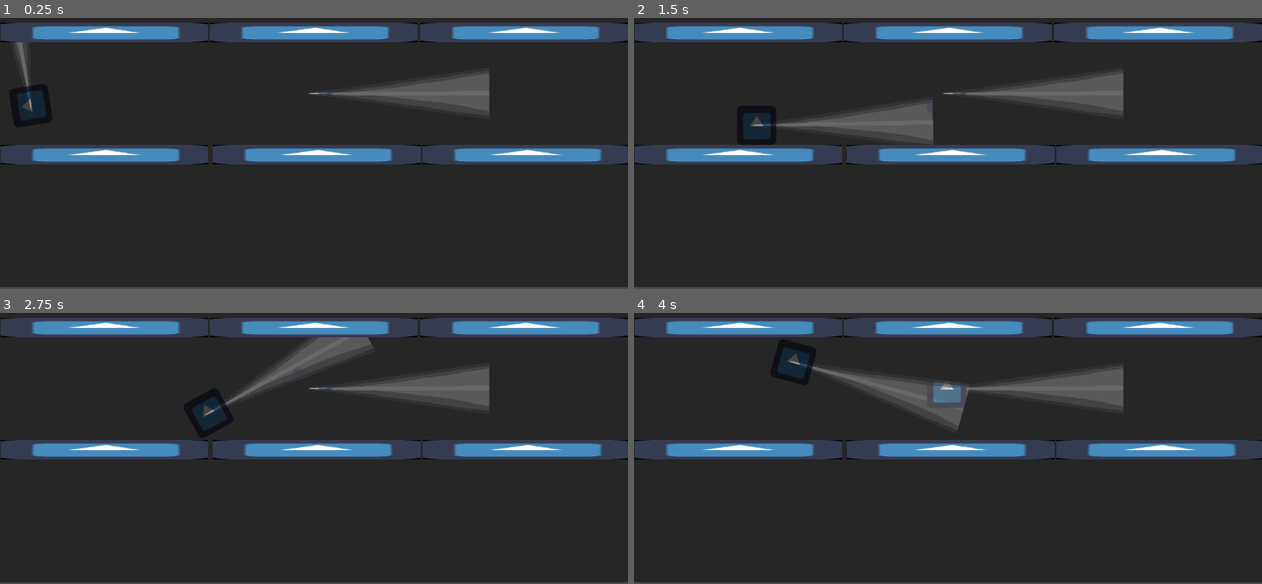
Above: before the commit, frames 1-4 (two rows, left to right).
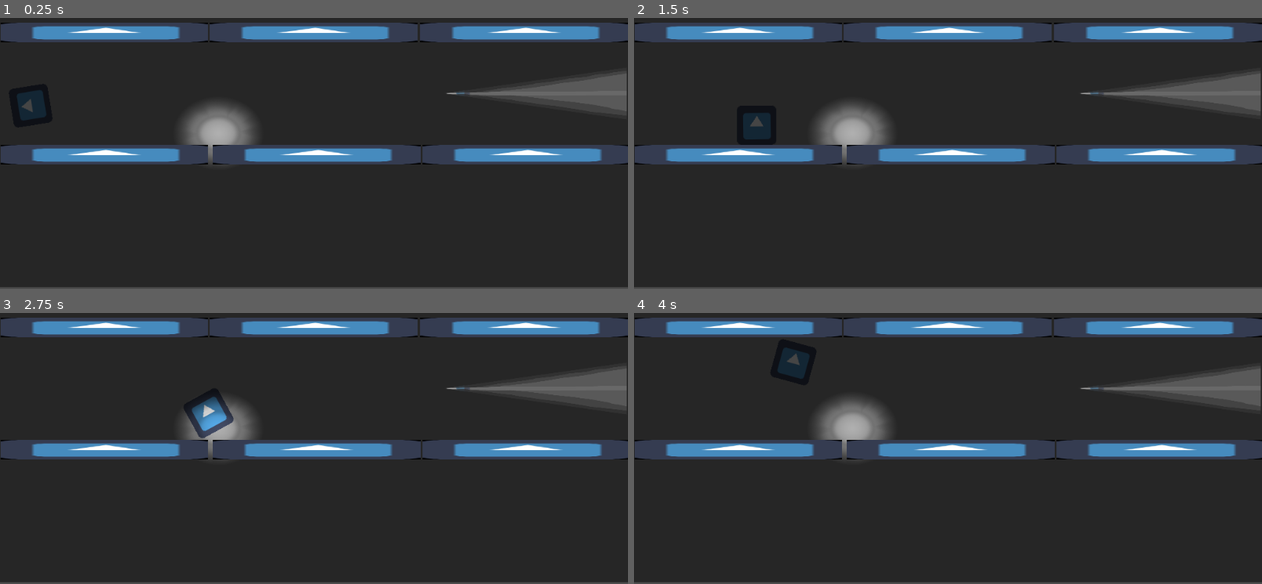
Above: after the commit, the same moments.

Repository: Brhawh/stealthoid
Game: Godot game, scene res://scenes/Node2D.tscn
Two runs of this game, one before a commit and one after it. Both use one fixed random seed, a clock stepped at 60 frames per second and the inputs below. The engine's default icon, where the game draws it, is replaced by a stand-in: a white triangle on a blue panel in a dark square.
Inputs (mouse positions are in pixels of both pictures, inside the frame that each line leads up to):
- Up to frame 1 (0.25 s): no input
- Up to frame 2 (1.5 s): tap Enter at 0.5 s; move the mouse to (1086, 88) at 0.52 s; hold D (right) 0.53-1.28 s; move the mouse to (822, 123) at 1.27 s; hold S (down) from 1.28 s (still down)
- Up to frame 3 (2.75 s): tap Space at 2 s; move the mouse to (376, 321) at 2.02 s; release S (down) at 2.03 s; hold D (right) from 2.03 s (still down)
- Up to frame 4 (4 s): move the mouse to (916, 472) at 2.77 s; release D (right) at 2.78 s; hold W (up) 2.78-3.53 s; tap Enter at 3.5 s; move the mouse to (1136, 456) at 3.52 s; hold A (left) from 3.53 s (still down)

The runs differ from the first frame. In frame 1, 6.0% of the frame differs, in the area x 2-100%, y 8-54%; in frame 2, 6.6%; in frame 3, 7.3%; in frame 4, 7.9%, in the area x 24-100%, y 17-54%.

Commit message:
Three checks added before player gets detected. In enemies range and field of view, in line of sight and high enough light level.

Diff:
--- a/Scripts/CharacterController.gd
+++ b/Scripts/CharacterController.gd
@@ -1,6 +1,7 @@
 extends KinematicBody2D
 
 export (int) var speed = 200
+var lightLevel = 0
 
 var velocity = Vector2()
 
@@ -20,3 +21,13 @@
 func _physics_process(delta):
 	get_input()
 	velocity = move_and_slide(velocity)
+
+
+func _on_EnemyTorchLight_body_entered(body):
+	if body == self:
+		lightLevel = 1
+
+
+func _on_EnemyTorchLight_body_exited(body):
+	if body == self:
+		lightLevel = 0
--- a/Scripts/RotatingEnemyController.gd
+++ b/Scripts/RotatingEnemyController.gd
@@ -7,16 +7,48 @@
 var degToRotateEachTime = 180
 var currentRotation = 0
 
+# PlayerDetection
+var target
+var hitPos
+var laserColour = Color(1.0, .329, .298)
+var lightLevel = 0
+
 # Called when the node enters the scene tree for the first time.
 func _ready():
 	currentWaitTime = maxWaitTime
 
-# Called every frame. 'delta' is the elapsed time since the previous frame.
-func _process(delta):
+func _draw():
+	if target:
+		for hit in hitPos:
+			draw_circle((hit - position).rotated(-rotation), 5, laserColour)
+			draw_line(Vector2(), (hit - position).rotated(-rotation), laserColour)
+
+func _physics_process(delta):
+	update()
 	if currentWaitTime > 0:
-		currentWaitTime -= delta
+			currentWaitTime -= delta
 	elif currentWaitTime <= 0:
 		turnToFaceOppositeDirection(delta)
+
+	if target:
+		detect_target()
+
+func detect_target():
+	hitPos = []
+	var space_state = get_world_2d().direct_space_state
+	var target_extents = target.get_node("PlayerCollisionShape2D").shape.extents - Vector2(5, 5)
+	var nw  = target.position - target_extents
+	var se = target.position + target_extents
+	var ne = target.position + Vector2(target_extents.x, - target_extents.y)
+	var sw = target.position + Vector2(-target_extents.x, target_extents.y)
+	for pos in [target.position, nw, se, ne, sw]:
+		var result = space_state.intersect_ray(position,
+				pos, [self], collision_mask)
+		if result:
+			if result.collider.name == "Character":
+				hitPos.append(result.position)
+				if target.lightLevel > 0:
+					print("Target Spotted")
 
 func turnToFaceOppositeDirection(delta):
 	var degreesToRotate = rotationSpeed * delta
@@ -32,3 +64,13 @@
 			facingRight = true
 		currentWaitTime = maxWaitTime
 		print("waiting")
+
+func _on_EnemyViewRadius_body_entered(body):
+	if body.name == "Character":
+		print(body.name + " within range of visibility.")
+		target = body
+
+func _on_EnemyViewRadius_body_exited(body):
+	if body == target:
+		target = null
+		print("Target lost")
--- a/scenes/Node2D.tscn
+++ b/scenes/Node2D.tscn
@@ -6,6 +6,7 @@
 [ext_resource path="res://Scripts/CharacterController.gd" type="Script" id=4]
 [ext_resource path="res://sprites/lighting/light_cone.png" type="Texture" id=5]
 [ext_resource path="res://Scripts/RotatingEnemyController.gd" type="Script" id=6]
+[ext_resource path="res://sprites/lighting/light.png" type="Texture" id=7]
 
 [sub_resource type="CanvasItemMaterial" id=1]
 blend_mode = 1
@@ -40,8 +41,22 @@
 [sub_resource type="RectangleShape2D" id=6]
 extents = Vector2( 33, 32.38 )
 
-[sub_resource type="CanvasItemMaterial" id=7]
+[sub_resource type="ConvexPolygonShape2D" id=7]
+points = PoolVector2Array( 0, 0, 290, 50, 290, -50 )
+
+[sub_resource type="CanvasItemMaterial" id=8]
 light_mode = 2
+
+[sub_resource type="ConvexPolygonShape2D" id=9]
+points = PoolVector2Array( 0, 0, 292.03, 43.03, 292.03, -44.03 )
+
+[sub_resource type="CanvasItemMaterial" id=10]
+
+[sub_resource type="ConvexPolygonShape2D" id=11]
+points = PoolVector2Array( 0, 0, 500, 200, 500, -200 )
+
+[sub_resource type="CircleShape2D" id=12]
+radius = 508.0
 
 [node name="Node2D" type="Node2D"]
 
@@ -95,7 +110,6 @@
 shape = SubResource( 3 )
 
 [node name="HallwayTopRightWall2" type="Sprite" parent="CasterWalls"]
-editor/display_folded = true
 position = Vector2( 854.74, 180 )
 scale = Vector2( 10.5919, 1 )
 texture = ExtResource( 2 )
@@ -179,6 +193,35 @@
 script = SubResource( 5 )
 
 [node name="Light2D" type="Light2D" parent="Character"]
+rotation = 1.5708
+scale = Vector2( 0.247569, 0.561681 )
+enabled = false
+texture = ExtResource( 5 )
+mode = 2
+shadow_enabled = true
+shadow_color = Color( 1, 0, 0, 0 )
+
+[node name="PlayerCollisionShape2D" type="CollisionShape2D" parent="Character"]
+shape = SubResource( 6 )
+
+[node name="PlayerTorchArea" type="Area2D" parent="Character"]
+editor/display_folded = true
+
+[node name="CollisionShape2D" type="CollisionShape2D" parent="Character/PlayerTorchArea"]
+shape = SubResource( 7 )
+
+[node name="EnemyCharacter" type="KinematicBody2D" parent="."]
+position = Vector2( 734.27, 280 )
+script = ExtResource( 6 )
+
+[node name="PlayerCollisionShape2D2" type="CollisionShape2D" parent="EnemyCharacter"]
+shape = SubResource( 6 )
+
+[node name="Sprite" type="Sprite" parent="EnemyCharacter"]
+material = SubResource( 8 )
+texture = ExtResource( 3 )
+
+[node name="Light2D2" type="Light2D" parent="EnemyCharacter"]
 rotation = 1.5708
 scale = Vector2( 0.247569, 0.561681 )
 texture = ExtResource( 5 )
@@ -186,24 +229,31 @@
 shadow_enabled = true
 shadow_color = Color( 1, 0, 0, 0 )
 
-[node name="PlayerCollisionShape2D" type="CollisionShape2D" parent="Character"]
-shape = SubResource( 6 )
-
-[node name="KinematicBody2D" type="KinematicBody2D" parent="."]
-position = Vector2( 510, 280 )
-script = ExtResource( 6 )
-
-[node name="PlayerCollisionShape2D2" type="CollisionShape2D" parent="KinematicBody2D"]
-shape = SubResource( 6 )
-
-[node name="Sprite" type="Sprite" parent="KinematicBody2D"]
-material = SubResource( 7 )
-texture = ExtResource( 3 )
-
-[node name="Light2D2" type="Light2D" parent="KinematicBody2D"]
-rotation = 1.5708
-scale = Vector2( 0.247569, 0.561681 )
-texture = ExtResource( 5 )
-mode = 2
-shadow_enabled = true
-shadow_color = Color( 1, 0, 0, 0 )
+[node name="Area2D" type="Area2D" parent="EnemyCharacter"]
+input_pickable = false
+
+[node name="CollisionShape2D" type="CollisionShape2D" parent="EnemyCharacter/Area2D"]
+visible = false
+shape = SubResource( 9 )
+
+[node name="EnemyViewRadius" type="Area2D" parent="EnemyCharacter"]
+material = SubResource( 10 )
+
+[node name="CollisionShape2D" type="CollisionShape2D" parent="EnemyCharacter/EnemyViewRadius"]
+shape = SubResource( 11 )
+
+[node name="Light2D" type="Light2D" parent="."]
+position = Vector2( 358.815, 346.239 )
+scale = Vector2( 0.149113, 0.121518 )
+texture = ExtResource( 7 )
+
+[node name="Area2D" type="Area2D" parent="Light2D"]
+
+[node name="CollisionShape2D" type="CollisionShape2D" parent="Light2D/Area2D"]
+shape = SubResource( 12 )
+[connection signal="body_entered" from="EnemyCharacter/Area2D" to="Character" method="_on_EnemyTorchLight_body_entered"]
+[connection signal="body_exited" from="EnemyCharacter/Area2D" to="Character" method="_on_EnemyTorchLight_body_exited"]
+[connection signal="body_entered" from="EnemyCharacter/EnemyViewRadius" to="EnemyCharacter" method="_on_EnemyViewRadius_body_entered"]
+[connection signal="body_exited" from="EnemyCharacter/EnemyViewRadius" to="EnemyCharacter" method="_on_EnemyViewRadius_body_exited"]
+[connection signal="body_entered" from="Light2D/Area2D" to="Character" method="_on_EnemyTorchLight_body_entered"]
+[connection signal="body_exited" from="Light2D/Area2D" to="Character" method="_on_EnemyTorchLight_body_exited"]
Not shown: 1 places in scenes/Node2D.tscn that only renumber resources
